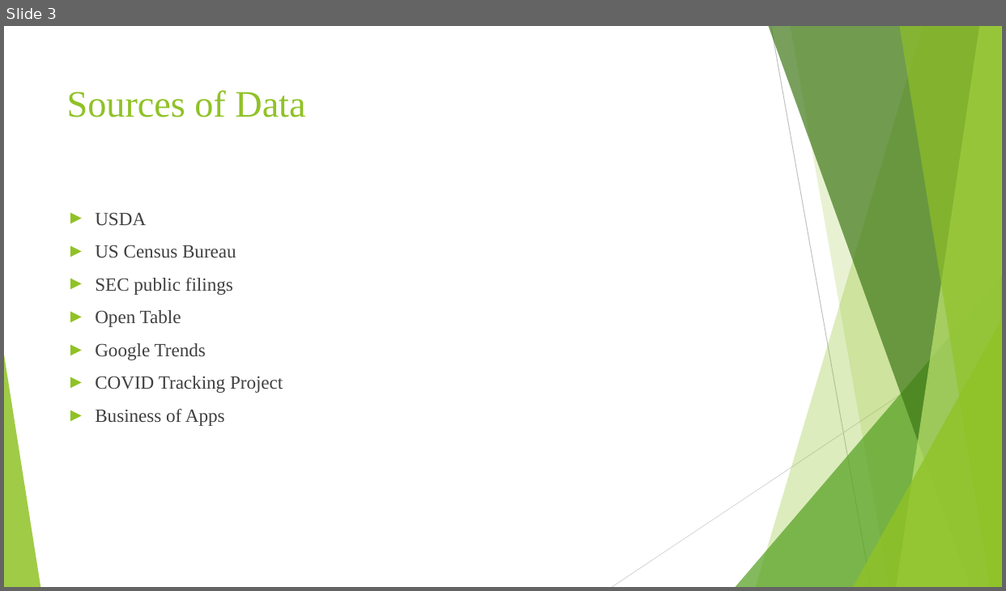
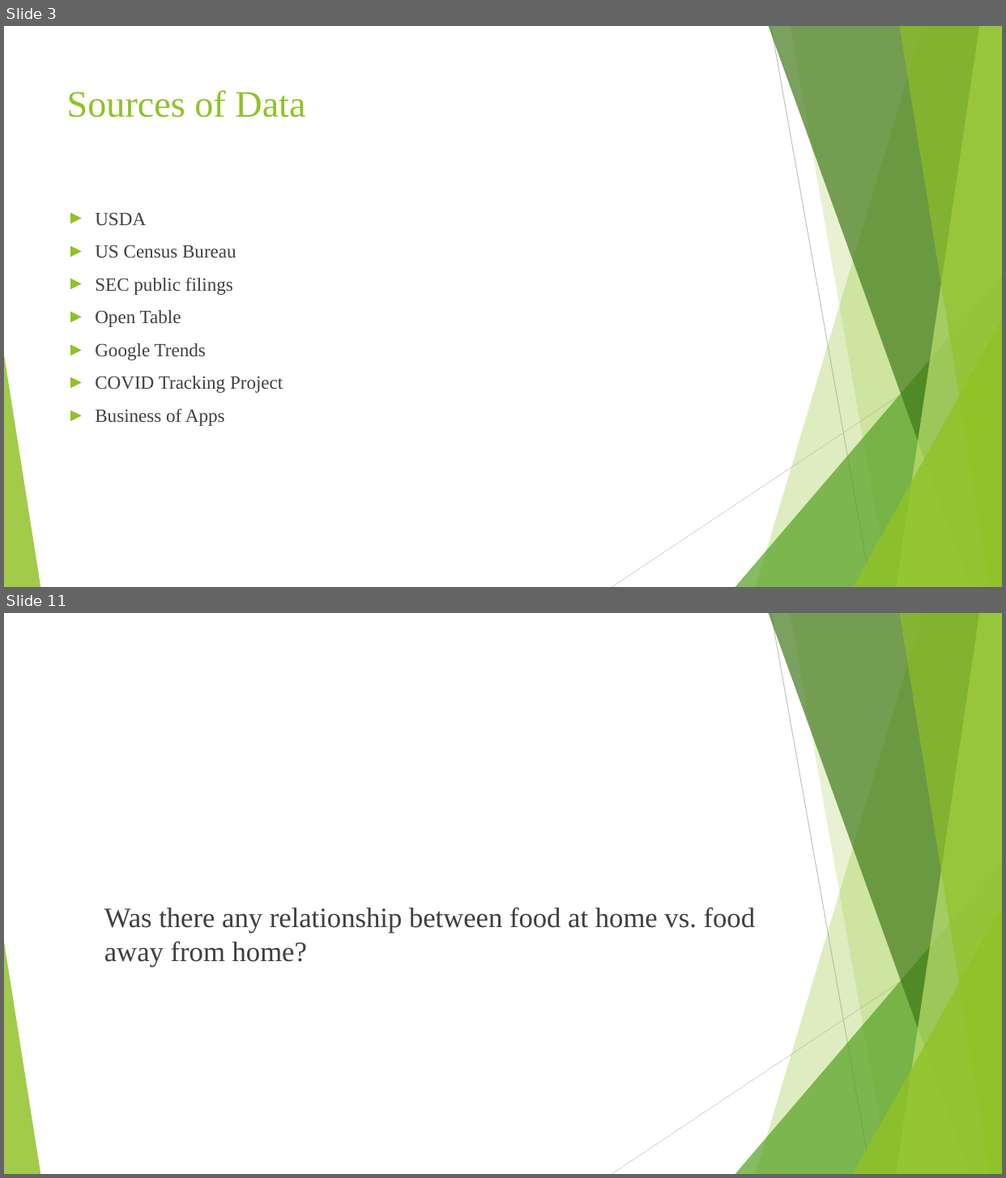
Before and after one commit to emmobley63/Project_1, a slide deck: Group 2 PowerPoint Presentation.pptx. Shown one above the other, each under a label of ours: slide 3 before the commit, slides 3 and 11 after it; the slides between them are not shown. The pictures are 1006x591 and 1006x1178 pixels, drawn with LibreOffice and Linux fonts; fonts in the diff are those of the drawing. Boxes give left, top, right and bottom in pixels: in the first picture for what was removed or moved away, otherwise in the second. Text is boxed around its words. In the diff, an @@ line names an element or a change of style, - is before the commit and + after.

```diff
--- a/Group 2 PowerPoint Presentation.pptx
+++ b/Group 2 PowerPoint Presentation.pptx
@@ slide 11 added at [4, 613, 1002, 1174], background #FFFFFF; not listed: 10 template elements that a slide beside it also shows @@
@@ title added at [104, 907, 756, 967], 27 pt, text #3F3F3F @@
+Was there any relationship between food at home vs. food away from home?
```
Also in this commit, not shown: 7 other slides changed, 10 other slides added.
